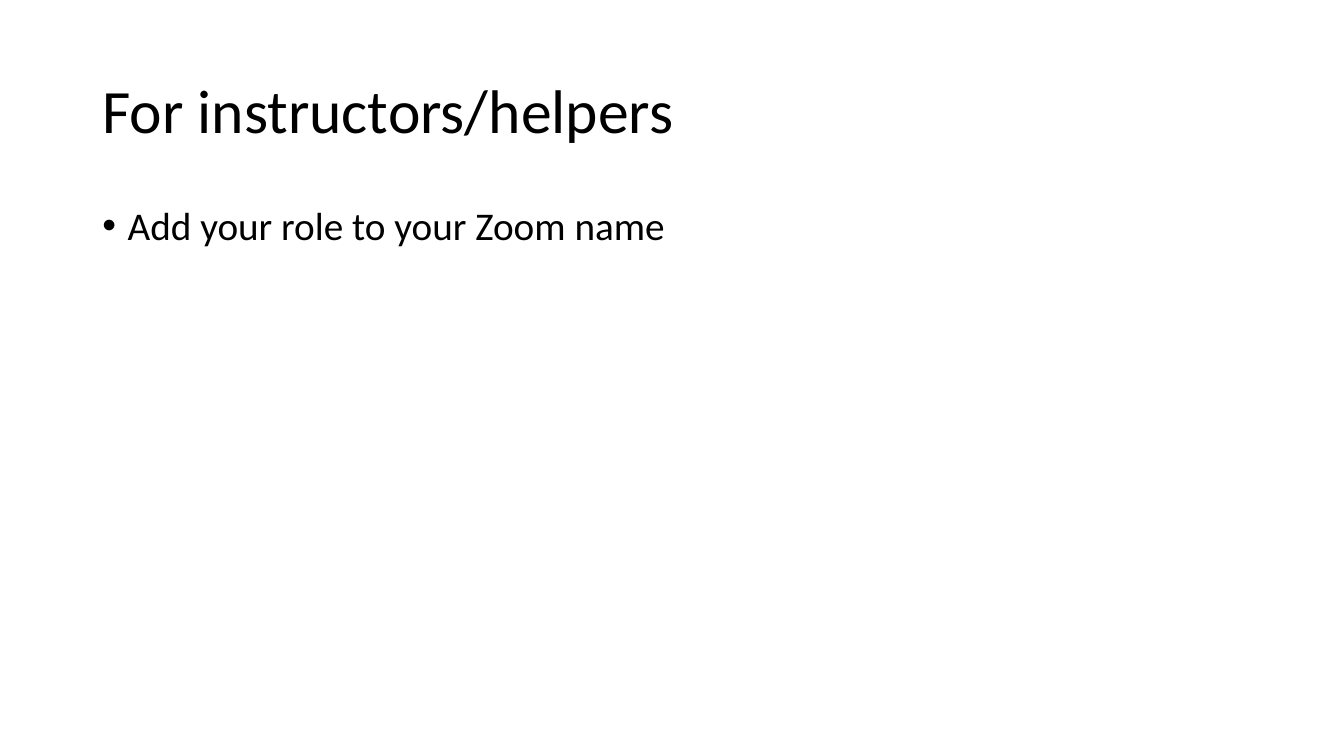
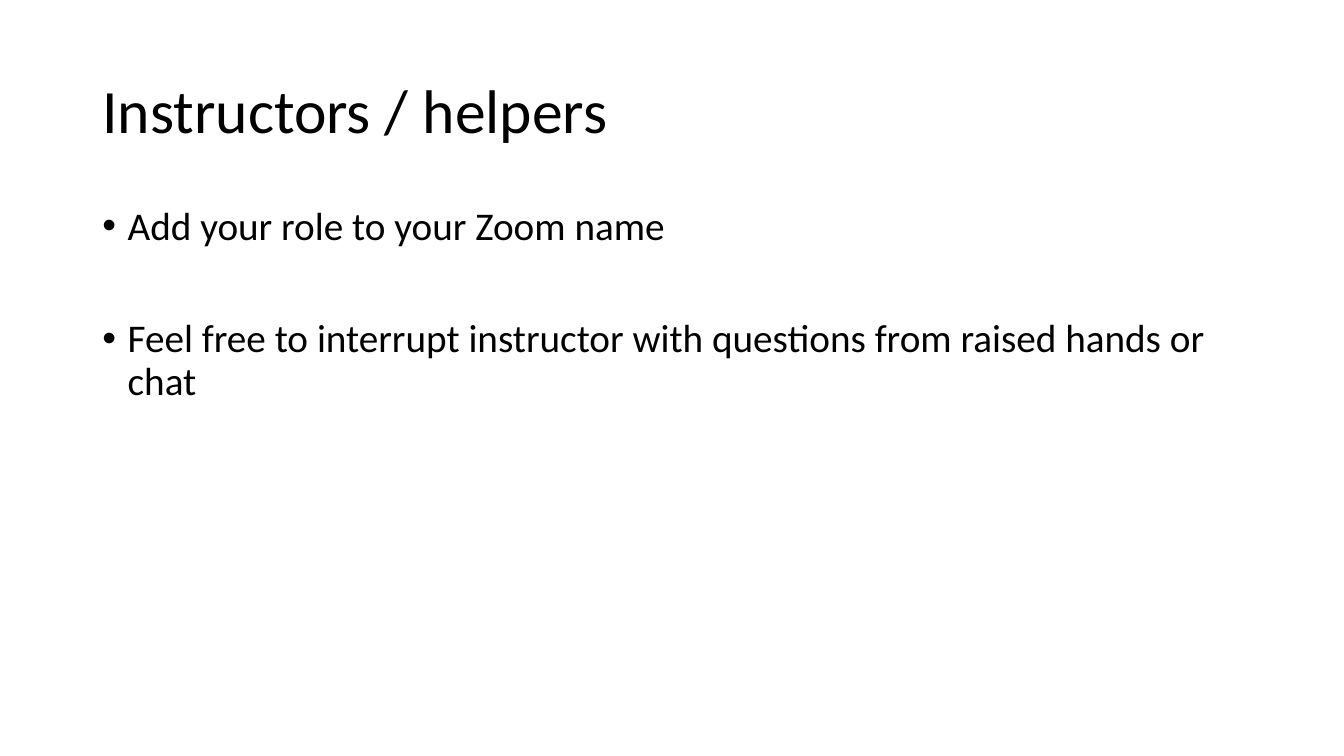
Before and after one commit to kdillmcfarland/2021-04-02-r-ladies-seattle-online, a slide deck: slide 4 of _episodes/R-ladies/2021-04_setup.pptx. Drawn at 1344x756 pixels with LibreOffice and Linux fonts; fonts in the diff are those of the drawing. Boxes give left, top, right and bottom in pixels: in the first picture for what was removed or moved away, otherwise in the second. Text is boxed around its words. In the diff, an @@ line names an element or a change of style, - is before the commit and + after.

```diff
--- a/_episodes/R-ladies/2021-04_setup.pptx
+++ b/_episodes/R-ladies/2021-04_setup.pptx
@@ title at (x1=102, y1=90, x2=608, y2=143): text changed @@
-For instructors/helpers
+Instructors / helpers
@@ text at (x1=128, y1=324, x2=1204, y2=396): paragraph added @@
+• Feel free to interrupt instructor with questions from raised hands or chat
```
Also in this commit, not shown: 2 other slides changed.
